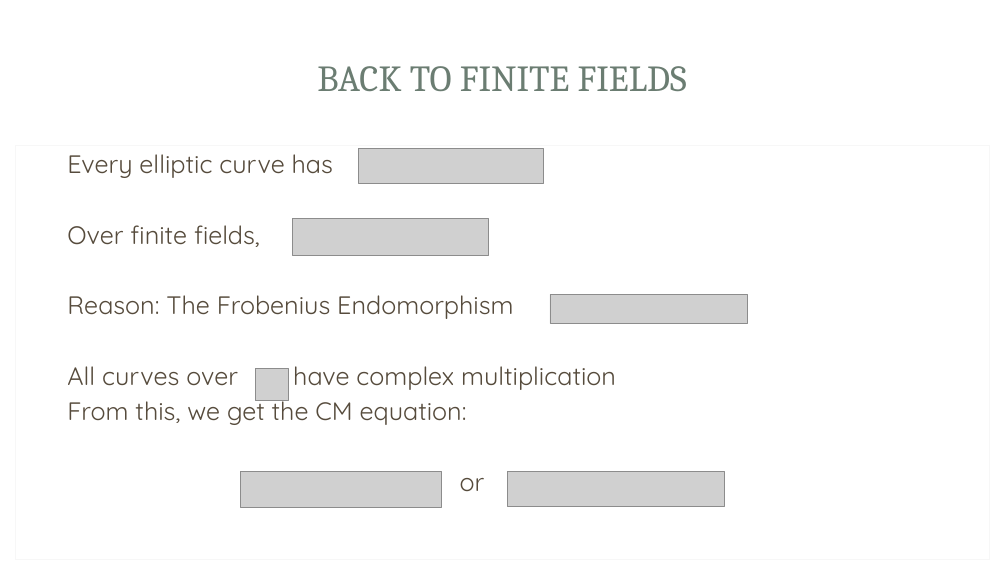
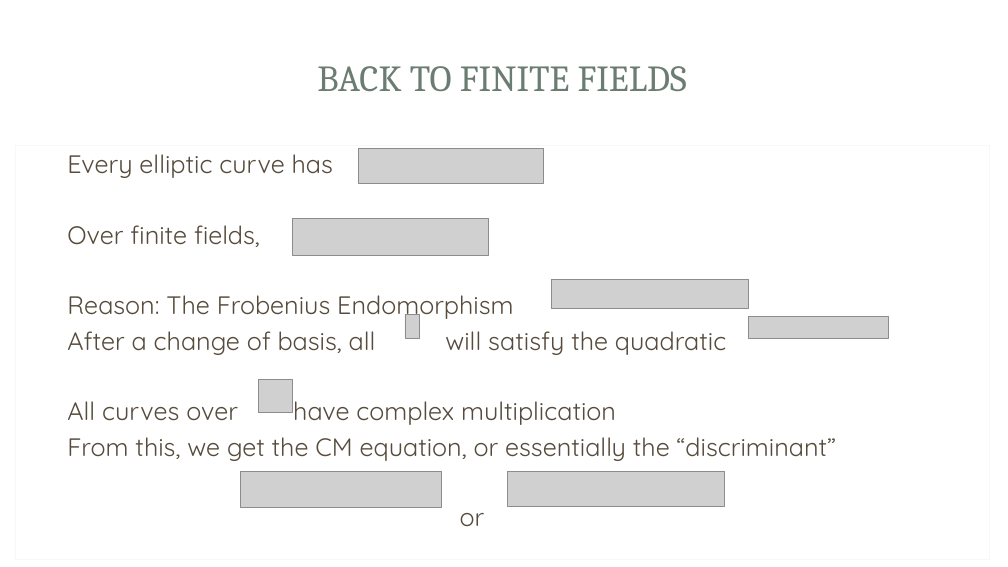
Before and after one commit to Srizzle/CS276-Project-Writeup, a slide deck: slide 11 of Presentation.ppt.pptx. Drawn at 1008x567 pixels with LibreOffice and Linux fonts; fonts in the diff are those of the drawing; grey boxes stand for pictures; background and template pictures are left out. Boxes give left, top, right and bottom in pixels: in the first picture for what was removed or moved away, otherwise in the second. Text is boxed around its words. In the diff, an @@ line names an element or a change of style, - is before the commit and + after.

```diff
--- a/Presentation.ppt.pptx
+++ b/Presentation.ppt.pptx
@@ picture: place and size @@
-picture at <box>550,294,747,323</box>
+picture at <box>551,280,749,309</box>
@@ picture added at <box>405,315,420,339</box> @@
@@ picture added at <box>749,317,889,338</box> @@
@@ text at <box>67,331,726,355</box>: paragraph added @@
+After a change of basis, all will satisfy the quadratic
@@ picture: place and size @@
-picture at <box>255,368,288,401</box>
+picture at <box>259,380,292,412</box>
@@ text at <box>67,437,836,461</box>: text changed @@
-From this, we get the CM equation:
+From this, we get the CM equation, or essentially the “discriminant”
```
Also in this commit, not shown: 2 other slides changed, 4 other files.
